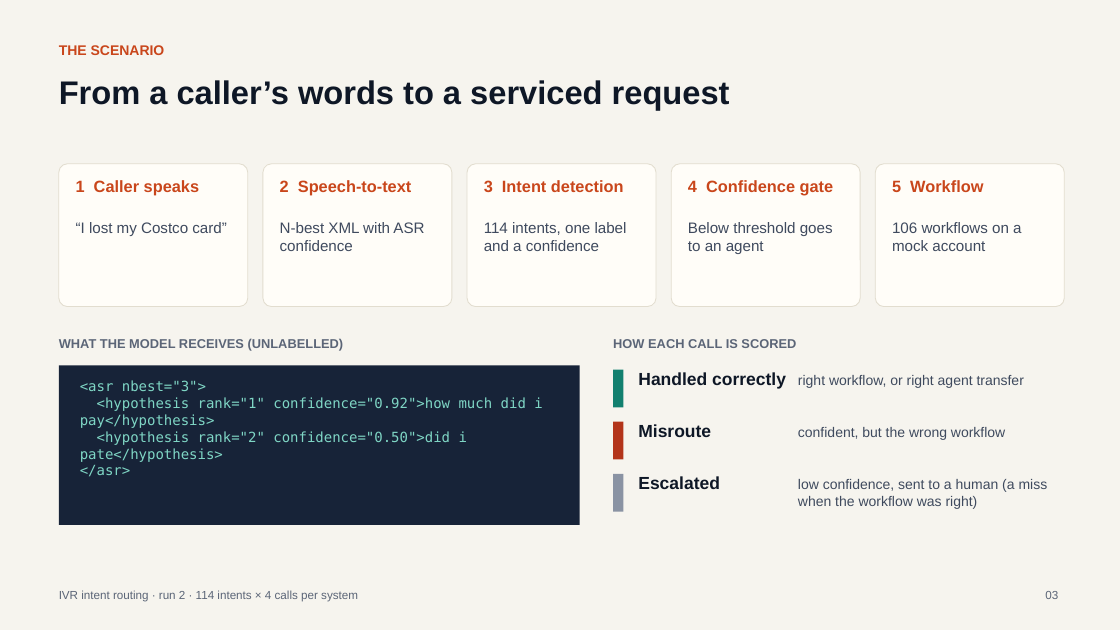
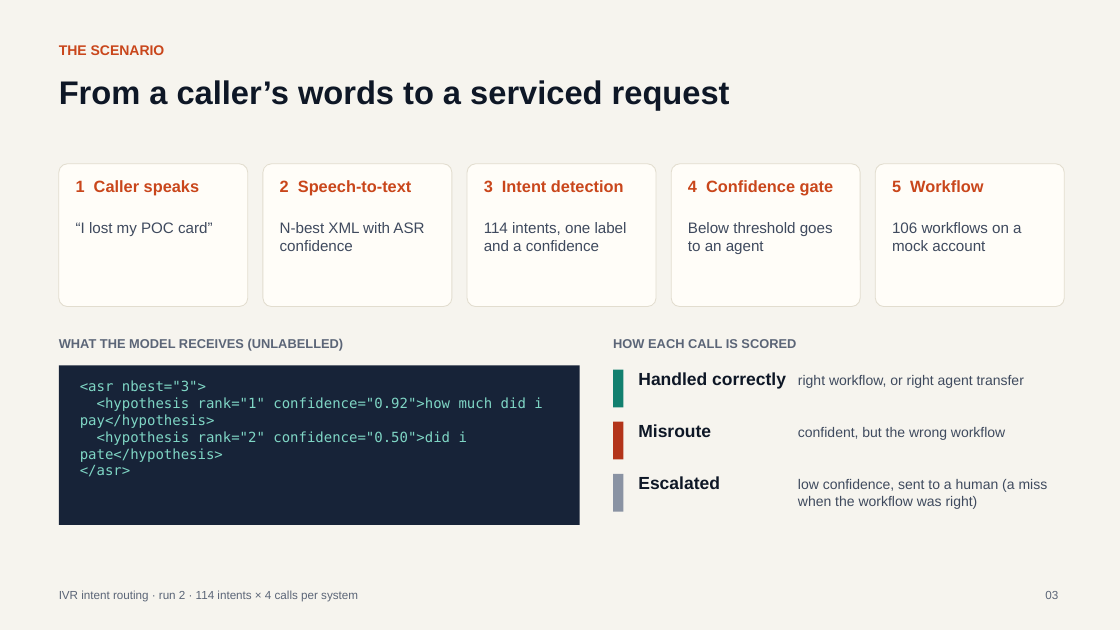
Before and after one commit to GopalAlag/FrontierLLMvsJEV, a slide deck: slide 3 of JEV_IVR_Intent_Routing_Deck.pptx. Drawn at 1120x630 pixels with LibreOffice and Linux fonts; fonts in the diff are those of the drawing. Boxes give left, top, right and bottom in pixels: in the first picture for what was removed or moved away, otherwise in the second. Text is boxed around its words. In the diff, an @@ line names an element or a change of style, - is before the commit and + after.

```diff
--- a/JEV_IVR_Intent_Routing_Deck.pptx
+++ b/JEV_IVR_Intent_Routing_Deck.pptx
@@ text at box(76, 222, 212, 236): text changed @@
-“I lost my Costco card”
+“I lost my POC card”
```
Also in this commit, not shown: 17 other files.
